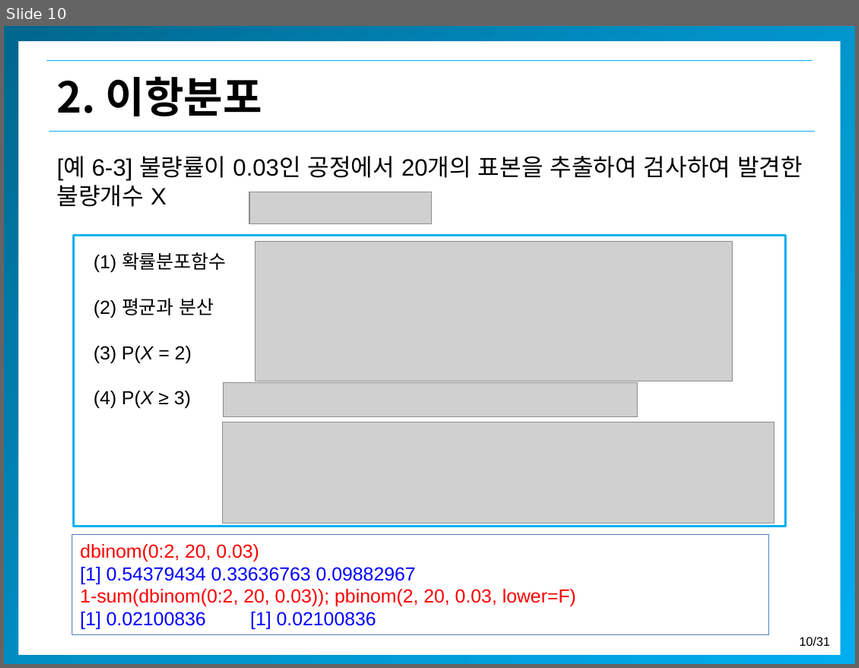
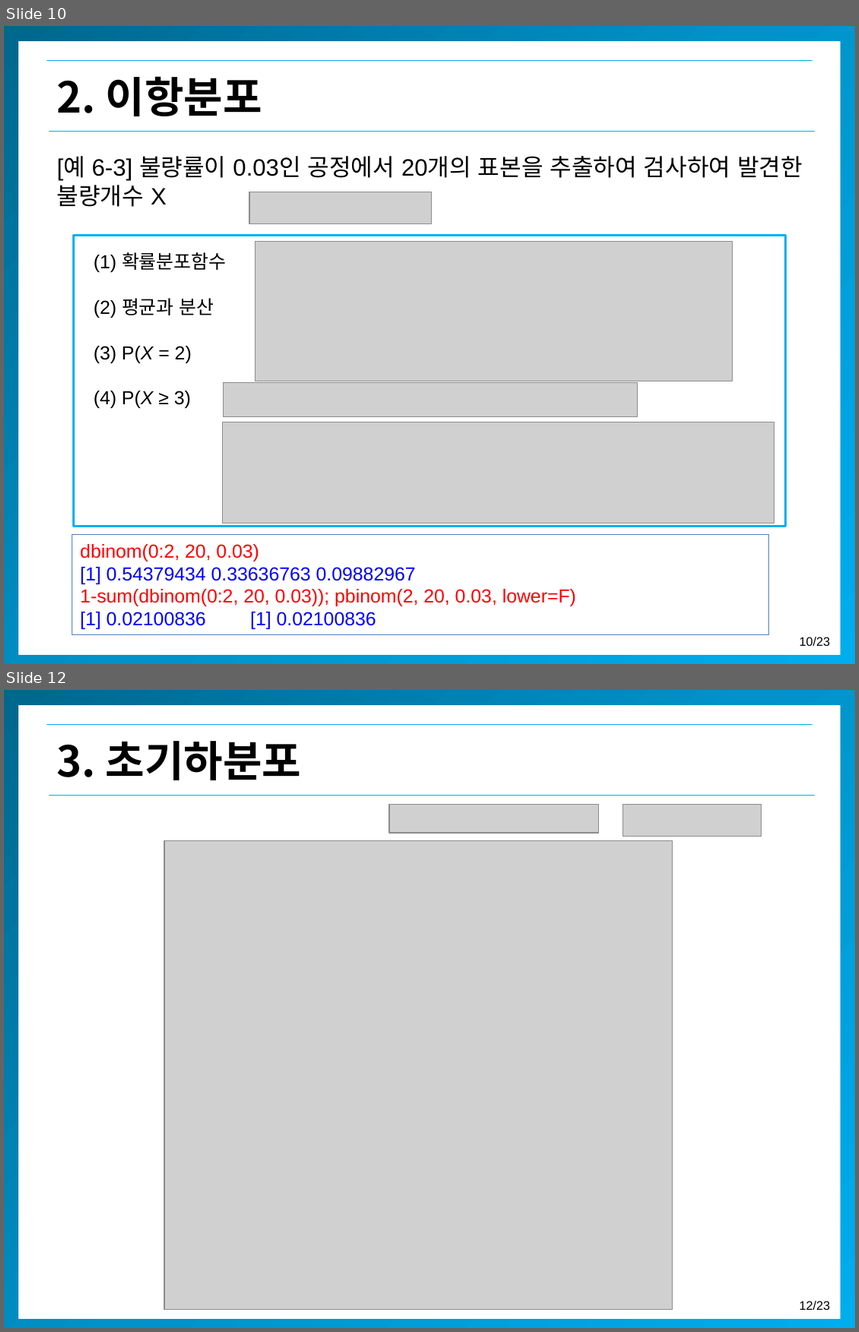
Before and after one commit to misdb/statistics, a slide deck: .gitbook/assets/chapter-04-3-kor (1).pptx. Shown one above the other, each under a label of ours: slide 10 before the commit, slides 10 and 12 after it; the slides between them are not shown. The pictures are 859x668 and 859x1332 pixels, drawn with LibreOffice and Linux fonts; fonts in the diff are those of the drawing; grey boxes stand for pictures; background and template pictures are left out. Boxes give left, top, right and bottom in pixels: in the first picture for what was removed or moved away, otherwise in the second. Text is boxed around its words. In the diff, an @@ line names an element or a change of style, - is before the commit and + after.

```diff
--- a/.gitbook/assets/chapter-04-3-kor (1).pptx
+++ b/.gitbook/assets/chapter-04-3-kor (1).pptx
@@ slide 12 added at <box>4,690,855,1328</box>, background #FFFFFF; not listed: 5 template elements that a slide beside it also shows @@
@@ text added at <box>57,741,302,780</box>, 36 pt, text #000000, bold @@
+3. 초기하분포
@@ picture added at <box>389,805,599,833</box> @@
@@ picture added at <box>623,805,761,837</box> @@
@@ picture added at <box>164,840,672,1310</box> @@
@@ page number at <box>800,637,831,646</box>: text changed @@
-10/31
+10/23
```
Also in this commit, not shown: 1 slide changed, 6 other slides added, 5 other files.
